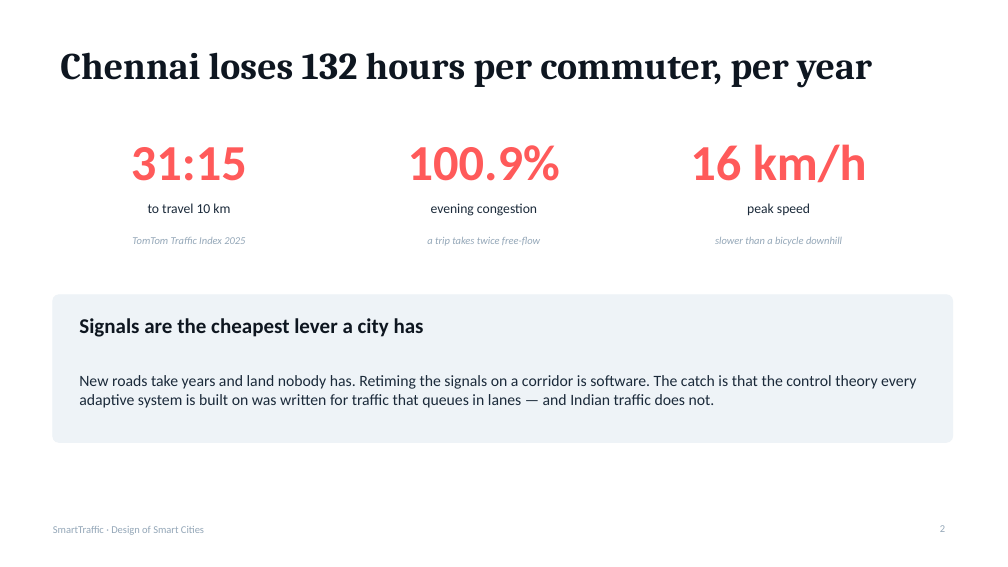
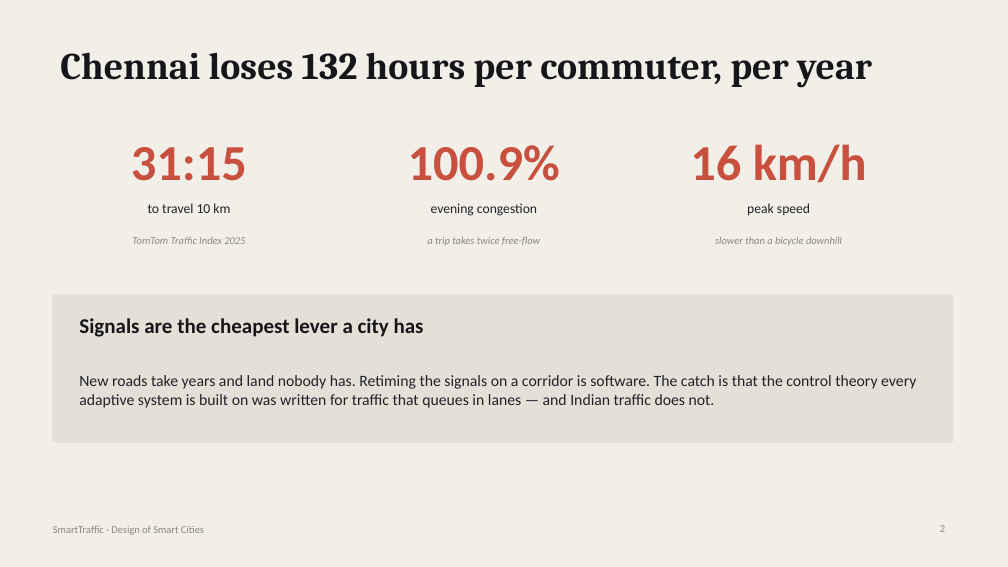
Before and after one commit to rishabcv-eng/SmartTraffic, a slide deck: slide 2 of docs/deck/SmartTraffic-full.pptx. Drawn at 1008x567 pixels with LibreOffice and Linux fonts; fonts in the diff are those of the drawing. Boxes give left, top, right and bottom in pixels: in the first picture for what was removed or moved away, otherwise in the second. Text is boxed around its words. In the diff, an @@ line names an element or a change of style, - is before the commit and + after.

Commit message:
Restyle the decks to match: graphite and signal amber, no navy and cyan
The slides carried the same template signature the site did -- a navy ground, a
cyan accent and softly rounded panels. Both decks now use the palette the
subject belongs to: asphalt graphite, warm paper rather than pure white, signal
amber as the single accent, and signal green and red muted to the colours an
actual signal head uses rather than neon. Cyan is gone. Panels are square, the
way a printed report is, and figures are set in a monospace.

Caught a Cyrillic A that had slipped into one of the hex colours while editing,
which would have thrown when the theme was written. Both decks now validate,
pass geometry checks and export cleanly.

```diff
--- a/docs/deck/SmartTraffic-full.pptx
+++ b/docs/deck/SmartTraffic-full.pptx
@@ background #FFFFFF to #F2EFE9 @@
@@ title "Chennai loses 132 hours per ..." at (x1=60, y1=52, x2=872, y2=88): text colour #0E1620 to #16161A @@
@@ text colour #FF5A5A to #C8503F in 3 elements at (x1=131, y1=147, x2=247, y2=181), (x1=408, y1=145, x2=560, y2=181), (x1=690, y1=144, x2=867, y2=183) @@
@@ rounded rectangle at (x1=53, y1=295, x2=953, y2=442): fill #EEF3F7 to #E4E0D8; outline #EEF3F7 1 pt to #E4E0D8 1 pt; proportions changed @@
@@ text "Signals are the cheapest lever ..." at (x1=79, y1=318, x2=424, y2=337): text colour #0E1620 to #16161A @@
@@ text colour #1B2A3A to #21222A in 4 elements at (x1=148, y1=203, x2=230, y2=213), (x1=431, y1=203, x2=537, y2=216), (x1=747, y1=203, x2=810, y2=216), (x1=79, y1=375, x2=916, y2=408) @@
@@ text colour #94A7B8 to #8C887F in 5 elements at (x1=132, y1=237, x2=245, y2=244), (x1=427, y1=237, x2=540, y2=246), (x1=715, y1=237, x2=842, y2=246), (x1=940, y1=525, x2=945, y2=532), (x1=53, y1=526, x2=204, y2=535) @@
```
Also in this commit, not shown: 13 other slides changed, 4 other files.
